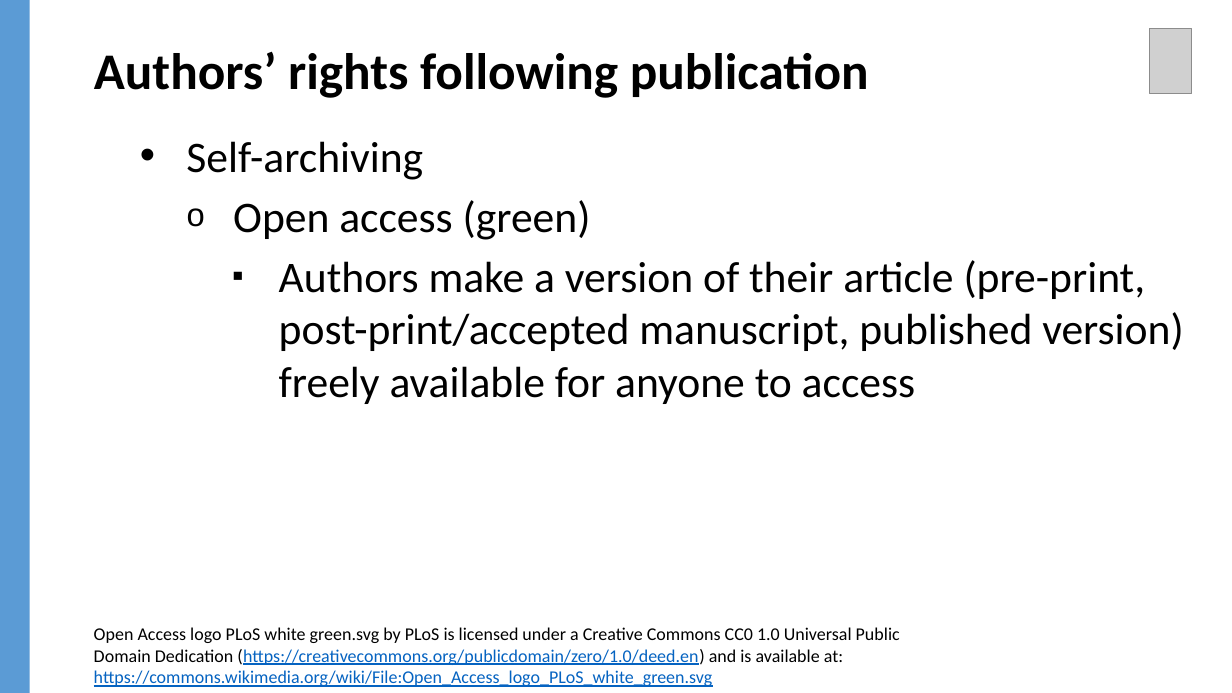
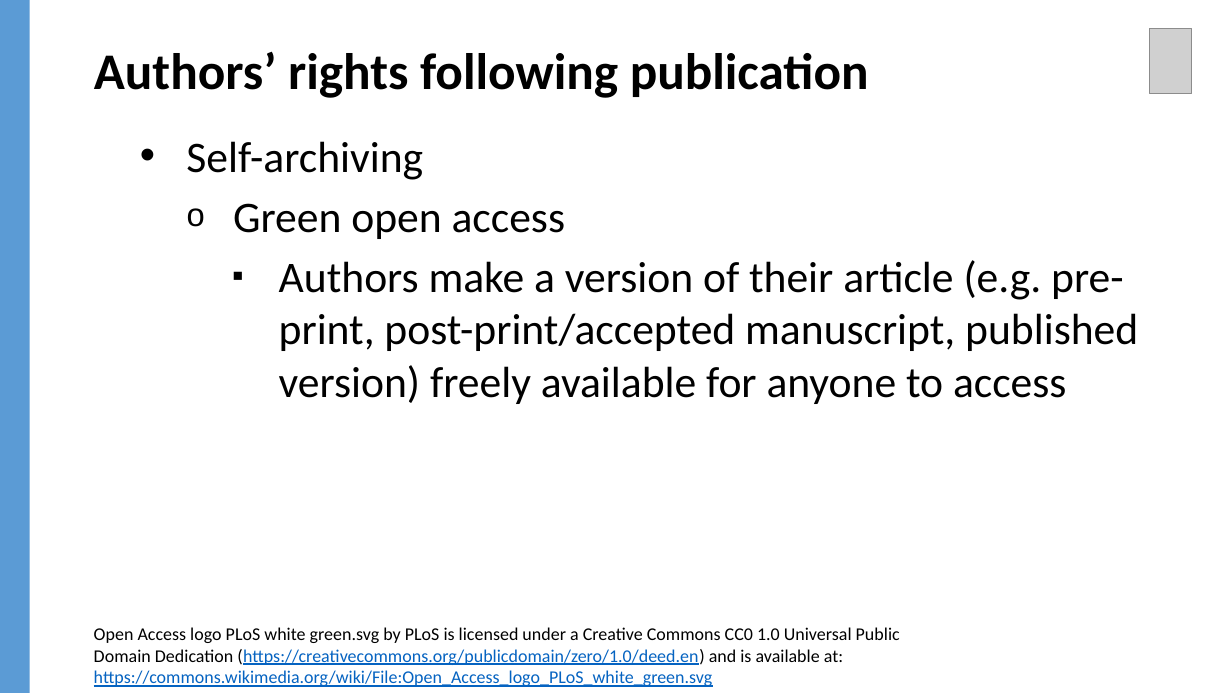
Before and after one commit to jylisadoney/jylisadoney.github.io, a slide deck: slide 21 of media/JylisaDoney_ACRL-ScholarlyCommunicationsCookbook_KeyIngredients.pptx. Drawn at 1232x693 pixels with LibreOffice and Linux fonts; fonts in the diff are those of the drawing; grey boxes stand for pictures; background and template pictures are left out. Boxes give left, top, right and bottom in pixels: in the first picture for what was removed or moved away, otherwise in the second. Text is boxed around its words. In the diff, an @@ line names an element or a change of style, - is before the commit and + after.

```diff
--- a/media/JylisaDoney_ACRL-ScholarlyCommunicationsCookbook_KeyIngredients.pptx
+++ b/media/JylisaDoney_ACRL-ScholarlyCommunicationsCookbook_KeyIngredients.pptx
@@ text at [233, 203, 1138, 404]: text changed @@
-  o Open access (green)
-    ▪ Authors make a version of their article (pre-print, post-print/accepted manuscript, published version) freely available for anyone to access
+  o Green open access
+    ▪ Authors make a version of their article (e.g. pre-print, post-print/accepted manuscript, published version) freely available for anyone to access
```
Also in this commit, not shown: 23 other slides changed, 1 other file.
